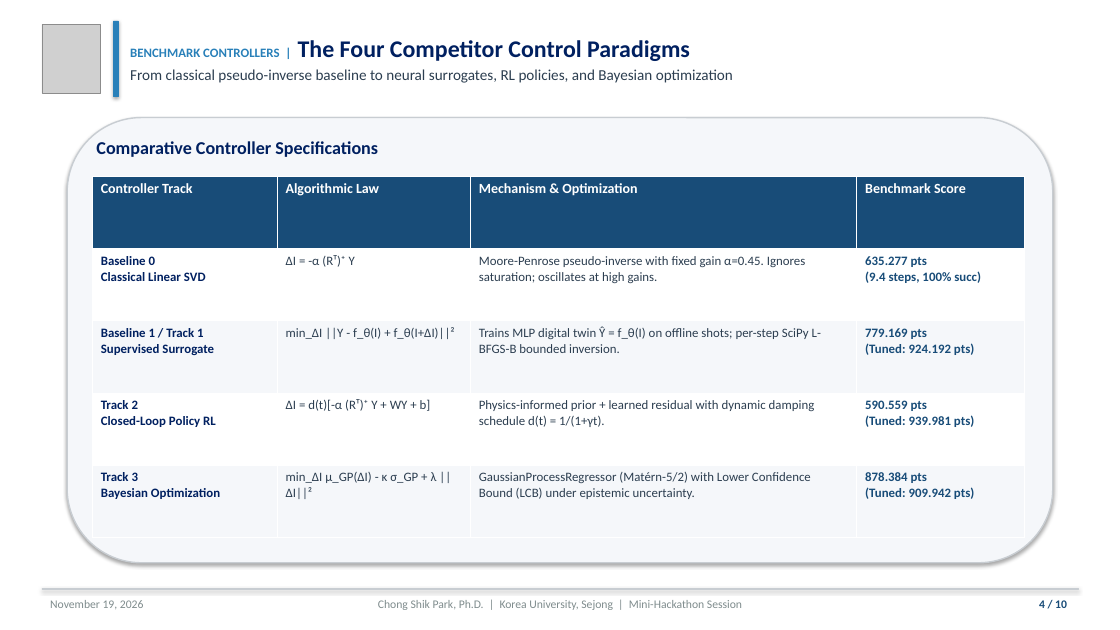
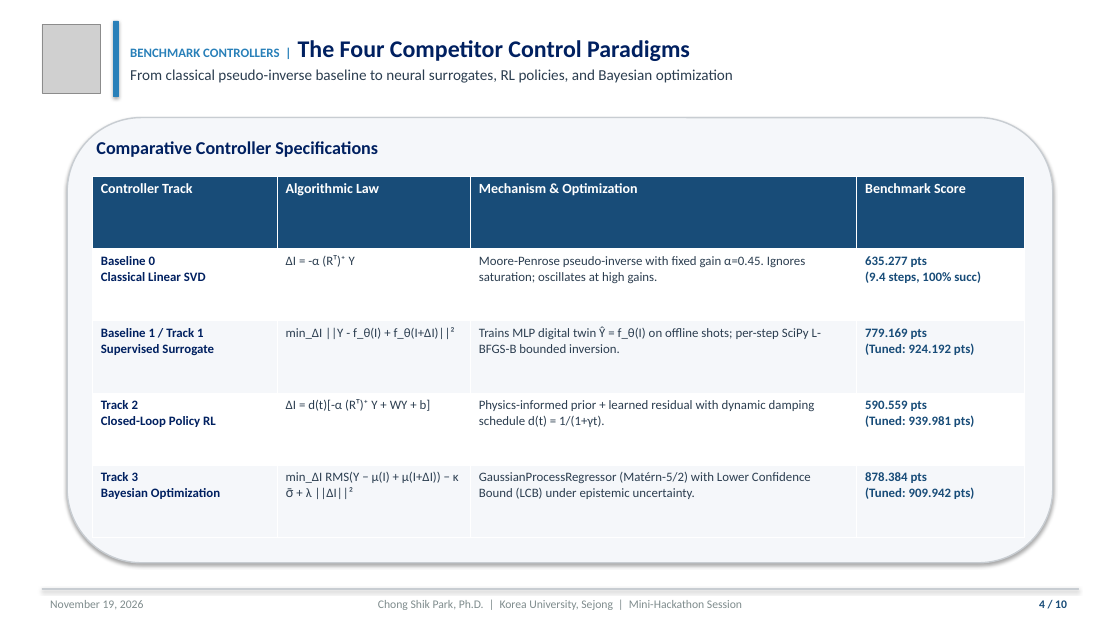
Before and after one commit to cspark7701/ai4acc-mini-hackathon, a slide deck: slide 4 of presentations/Mini_Hackathon_Beam_Orbit_Alignment_Slides.pptx. Drawn at 1120x630 pixels with LibreOffice and Linux fonts; fonts in the diff are those of the drawing; grey boxes stand for pictures. Boxes give left, top, right and bottom in pixels: in the first picture for what was removed or moved away, otherwise in the second. Text is boxed around its words. In the diff, an @@ line names an element or a change of style, - is before the commit and + after.

```diff
--- a/presentations/Mini_Hackathon_Beam_Orbit_Alignment_Slides.pptx
+++ b/presentations/Mini_Hackathon_Beam_Orbit_Alignment_Slides.pptx
@@ table at box(92, 176, 1025, 538) @@
-row 5, column 2: min_ΔI μ_GP(ΔI) - κ σ_GP + λ ||ΔI||²
+row 5, column 2: min_ΔI RMS(Y − μ(I) + μ(I+ΔI)) − κ σ̄ + λ ||ΔI||²
```
Also in this commit, not shown: 3 other slides changed, 12 other files.
